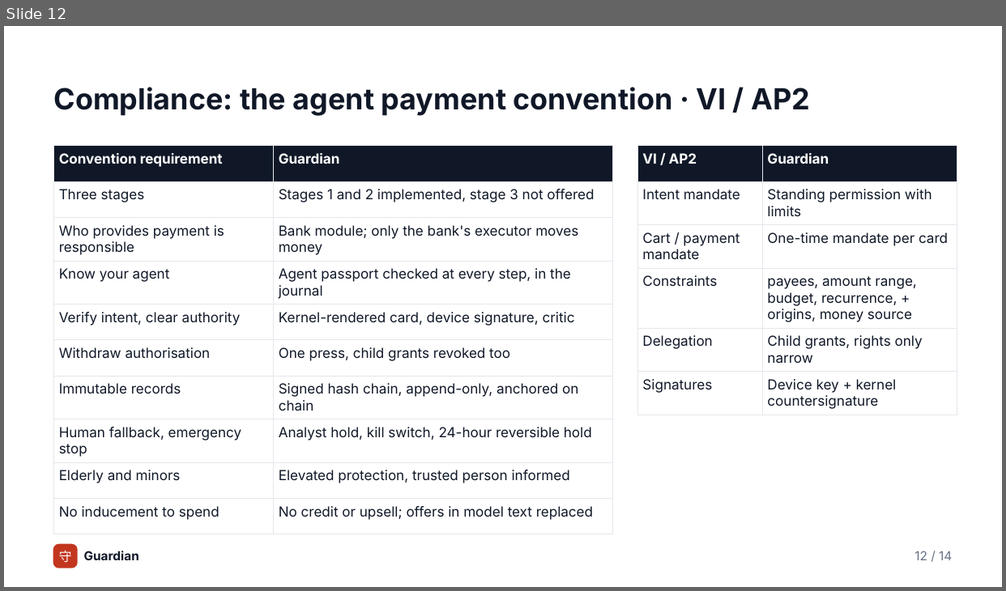
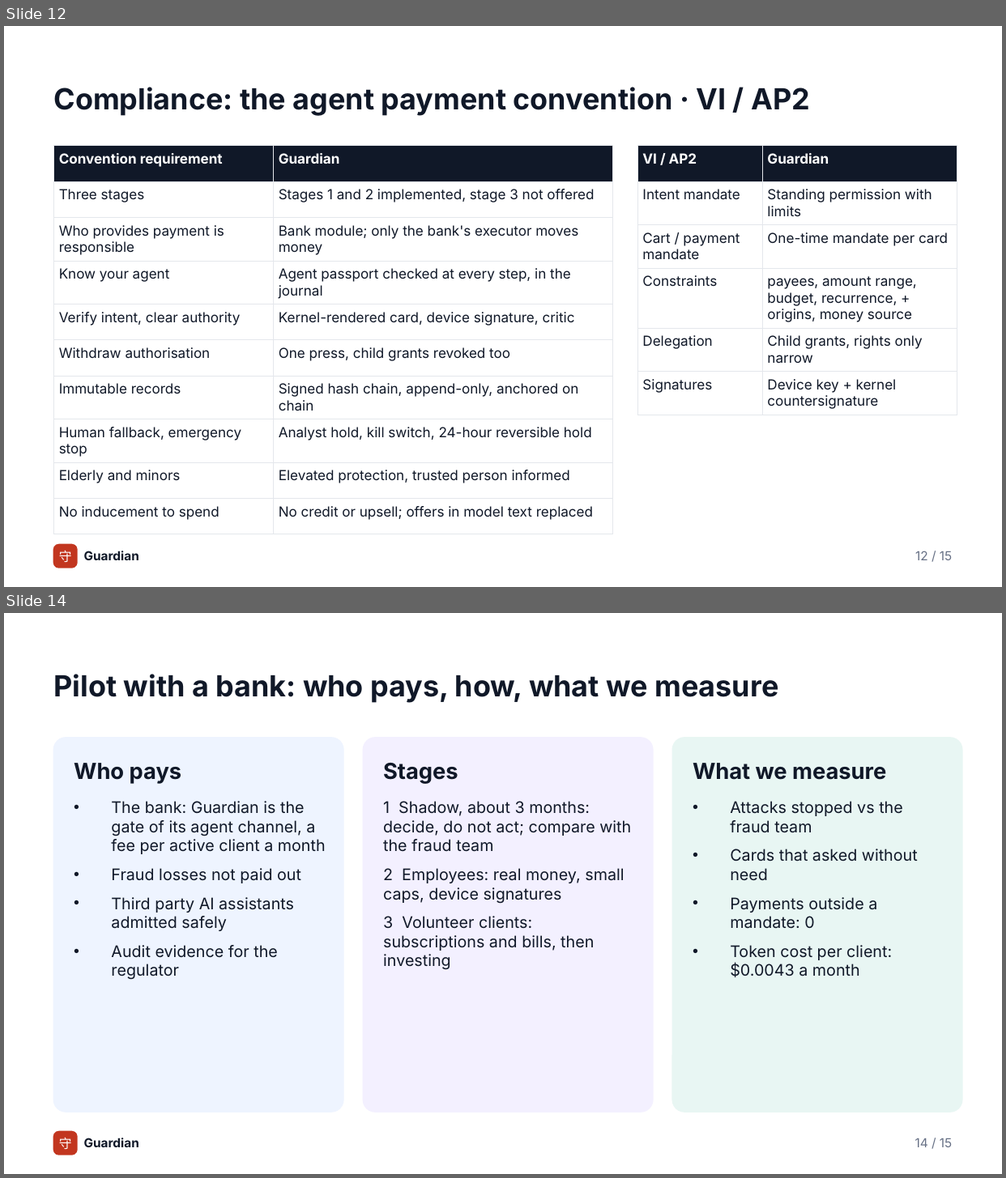
Before and after one commit to yourfavoriteself/ShenzhenFinTechathonTopicA, a slide deck: docs/presentation.pptx. Shown one above the other, each under a label of ours: slide 12 before the commit, slides 12 and 14 after it; the slides between them are not shown. The pictures are 1006x591 and 1006x1178 pixels, drawn with LibreOffice and Linux fonts; fonts in the diff are those of the drawing. Boxes give left, top, right and bottom in pixels: in the first picture for what was removed or moved away, otherwise in the second. Text is boxed around its words. In the diff, an @@ line names an element or a change of style, - is before the commit and + after.

Commit message:
Deck: thesis on the title slide, three scenes to remember, pilot with a bank, live numbers

```diff
--- a/docs/presentation.pptx
+++ b/docs/presentation.pptx
@@ slide 14 added at [4, 613, 1002, 1174], background #FFFFFF @@
@@ text added at [54, 674, 778, 702], 21 pt, text #101828, bold @@
+Pilot with a bank: who pays, how, what we measure
@@ rounded rectangle added at [54, 738, 343, 1112], fill #EEF4FF, outline #EEF4FF 1 pt @@
@@ rounded rectangle added at [364, 738, 653, 1112], fill #F3F0FF, outline #F3F0FF 1 pt @@
@@ rounded rectangle added at [672, 738, 962, 1112], fill #E8F6F3, outline #E8F6F3 1 pt @@
@@ text added at [74, 763, 182, 784], 16 pt, text #101828, bold @@
+Who pays
@@ text added at [383, 763, 458, 784], 16 pt, text #101828, bold @@
+Stages
@@ text added at [692, 763, 886, 780], 16 pt, text #101828, bold @@
+What we measure
@@ text added at [111, 801, 326, 980], 11.5 pt, text #101828 @@
+• The bank: Guardian is the gate of its agent channel, a fee per active client a month
+• Fraud losses not paid out
+• Third party AI assistants admitted safely
+• Audit evidence for the regulator
@@ text added at [383, 801, 631, 970], 11.5 pt, text #101828 @@
+1 Shadow, about 3 months: decide, do not act; compare with the fraud team
+2 Employees: real money, small caps, device signatures
+3 Volunteer clients: subscriptions and bills, then investing
@@ text added at [730, 801, 918, 977], 11.5 pt, text #101828 @@
+• Attacks stopped vs the fraud team
+• Cards that asked without need
+• Payments outside a mandate: 0
+• Token cost per client: $0.0043 a month
@@ rounded rectangle added at [54, 1132, 77, 1155], fill #C2361F, outline #C2361F 1 pt @@
@@ text added at [59, 1138, 72, 1149], 9.2 pt, text #FFFFFF @@
+守
@@ text added at [84, 1138, 139, 1148], 9 pt, text #101828, bold @@
+Guardian
@@ text added at [915, 1139, 952, 1148], 9 pt, text #667085 @@
+14 / 15
@@ slide 12 changed as well @@
@@ text at [915, 551, 952, 561]: text changed @@
-12 / 14
+12 / 15
```
Also in this commit, not shown: 12 other slides changed, 1 other slide added, 1 slide removed, 2 other files.
